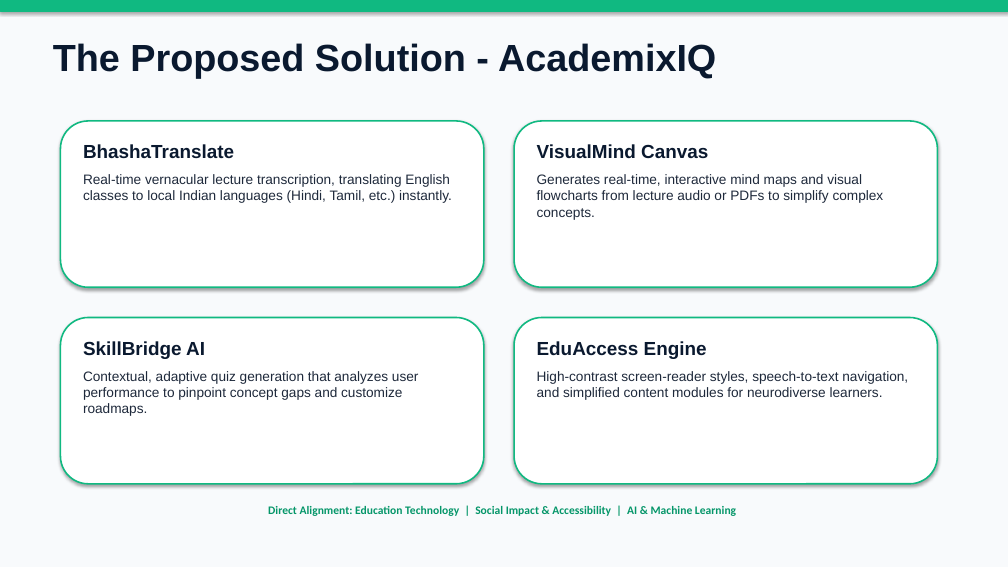
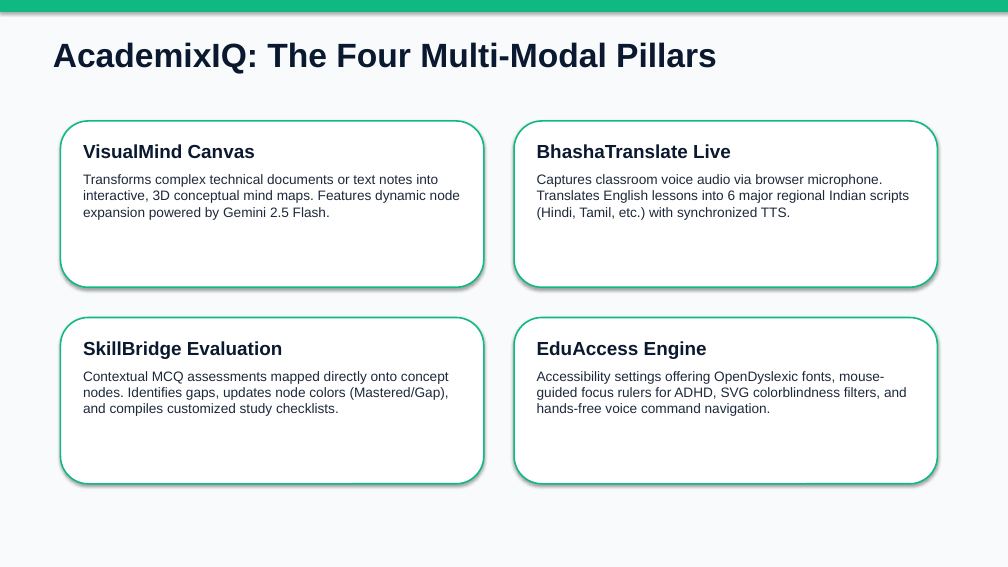
Before and after one commit to AyushKhaitan1/Bharat-Academix, a slide deck: slide 3 of AcademixIQ_Pitch_Deck.pptx. Drawn at 1008x567 pixels with LibreOffice and Linux fonts; fonts in the diff are those of the drawing. Boxes give left, top, right and bottom in pixels: in the first picture for what was removed or moved away, otherwise in the second. Text is boxed around its words. In the diff, an @@ line names an element or a change of style, - is before the commit and + after.

```diff
--- a/AcademixIQ_Pitch_Deck.pptx
+++ b/AcademixIQ_Pitch_Deck.pptx
@@ text at <box>53,42,717,74</box>: text changed; size 36 to 32 pt @@
-The Proposed Solution - AcademixIQ
+AcademixIQ: The Four Multi-Modal Pillars
@@ text at <box>83,144,460,220</box>: text changed @@
-BhashaTranslate
-Real-time vernacular lecture transcription, translating English classes to local Indian languages (Hindi, Tamil, etc.) instantly.
+VisualMind Canvas
+Transforms complex technical documents or text notes into interactive, 3D conceptual mind maps. Features dynamic node expansion powered by Gemini 2.5 Flash.
@@ text at <box>537,144,909,220</box>: text changed @@
-VisualMind Canvas
-Generates real-time, interactive mind maps and visual flowcharts from lecture audio or PDFs to simplify complex concepts.
+BhashaTranslate Live
+Captures classroom voice audio via browser microphone. Translates English lessons into 6 major regional Indian scripts (Hindi, Tamil, etc.) with synchronized TTS.
@@ text at <box>83,341,449,416</box>: text changed @@
-SkillBridge AI
-Contextual, adaptive quiz generation that analyzes user performance to pinpoint concept gaps and customize roadmaps.
+SkillBridge Evaluation
+Contextual MCQ assessments mapped directly onto concept nodes. Identifies gaps, updates node colors (Mastered/Gap), and compiles customized study checklists.
@@ text at <box>537,371,907,416</box>: text changed @@
-High-contrast screen-reader styles, speech-to-text navigation, and simplified content modules for neurodiverse learners.
+Accessibility settings offering OpenDyslexic fonts, mouse-guided focus rulers for ADHD, SVG colorblindness filters, and hands-free voice command navigation.
@@ text removed at <box>268,506,736,516</box> @@
-Direct Alignment: Education Technology | Social Impact & Accessibility | AI & Machine Learning
```
Also in this commit, not shown: 1 other slide changed, 6 slides added, 6 slides removed, 2 other files.
